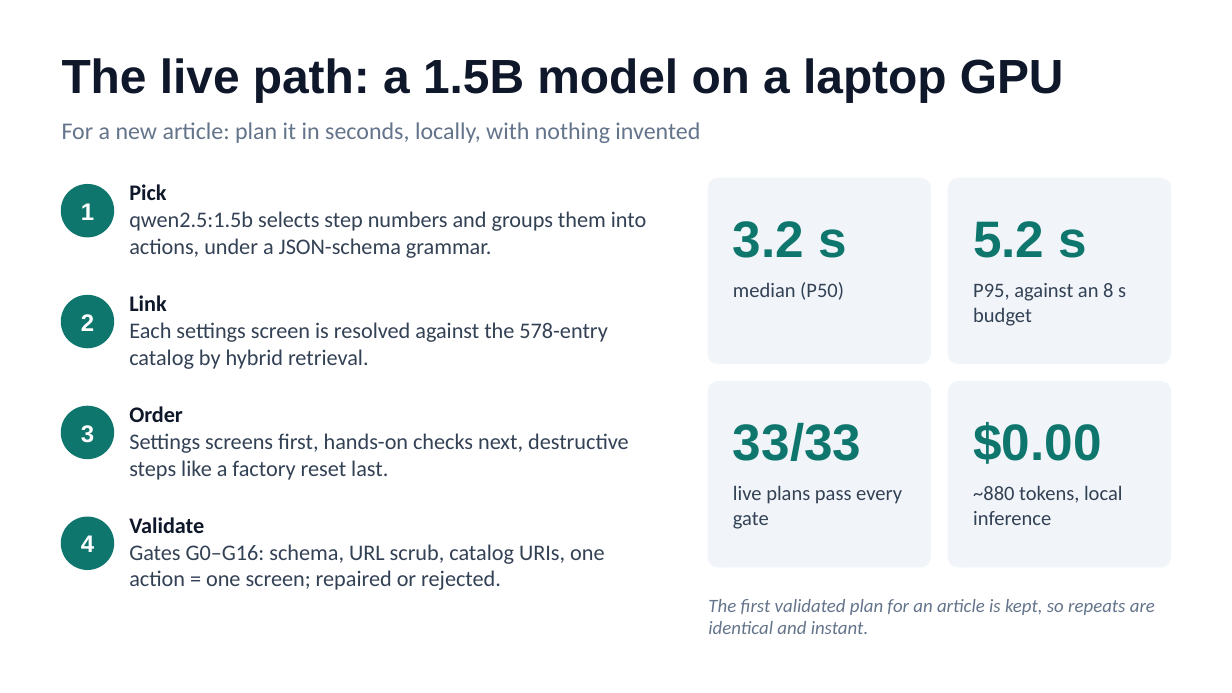
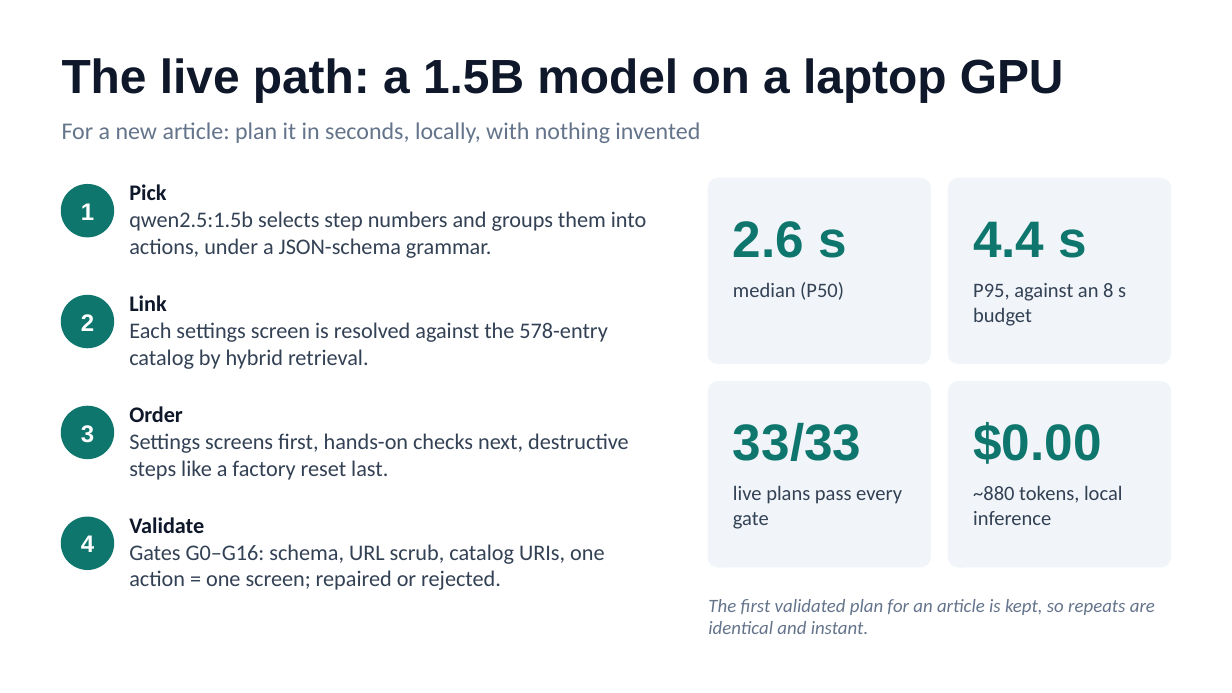
Before and after one commit to Sanyam-Ahuja/prism, a slide deck: slide 6 of presentation/Smart_Guided_Troubleshooting_Engine.pptx. Drawn at 1232x693 pixels with LibreOffice and Linux fonts; fonts in the diff are those of the drawing. Boxes give left, top, right and bottom in pixels: in the first picture for what was removed or moved away, otherwise in the second. Text is boxed around its words. In the diff, an @@ line names an element or a change of style, - is before the commit and + after.

```diff
--- a/presentation/Smart_Guided_Troubleshooting_Engine.pptx
+++ b/presentation/Smart_Guided_Troubleshooting_Engine.pptx
@@ text at [733, 221, 847, 258]: text changed @@
-3.2 s
+2.6 s
@@ text at [973, 221, 1088, 258]: text changed @@
-5.2 s
+4.4 s
```
Also in this commit, not shown: 5 other slides changed, 43 other files.
